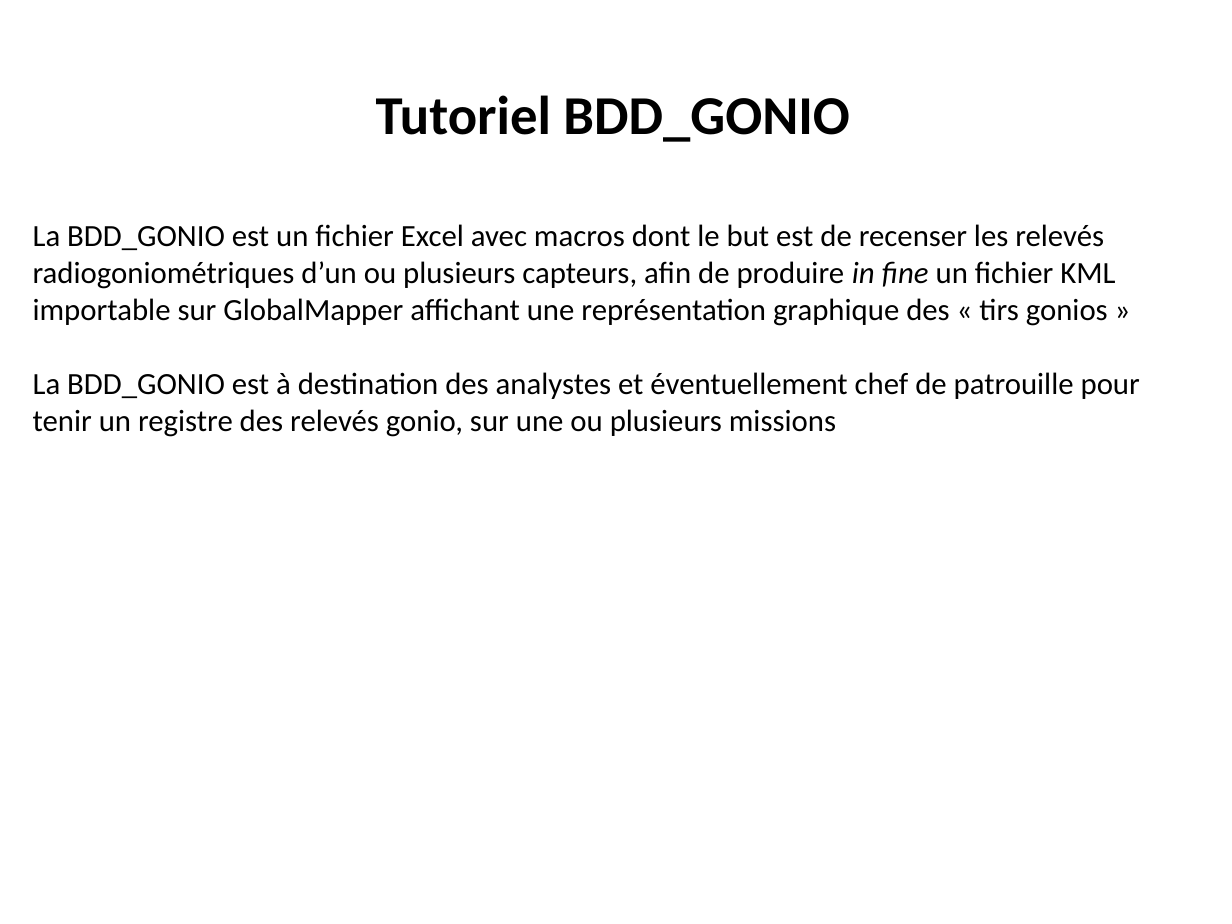
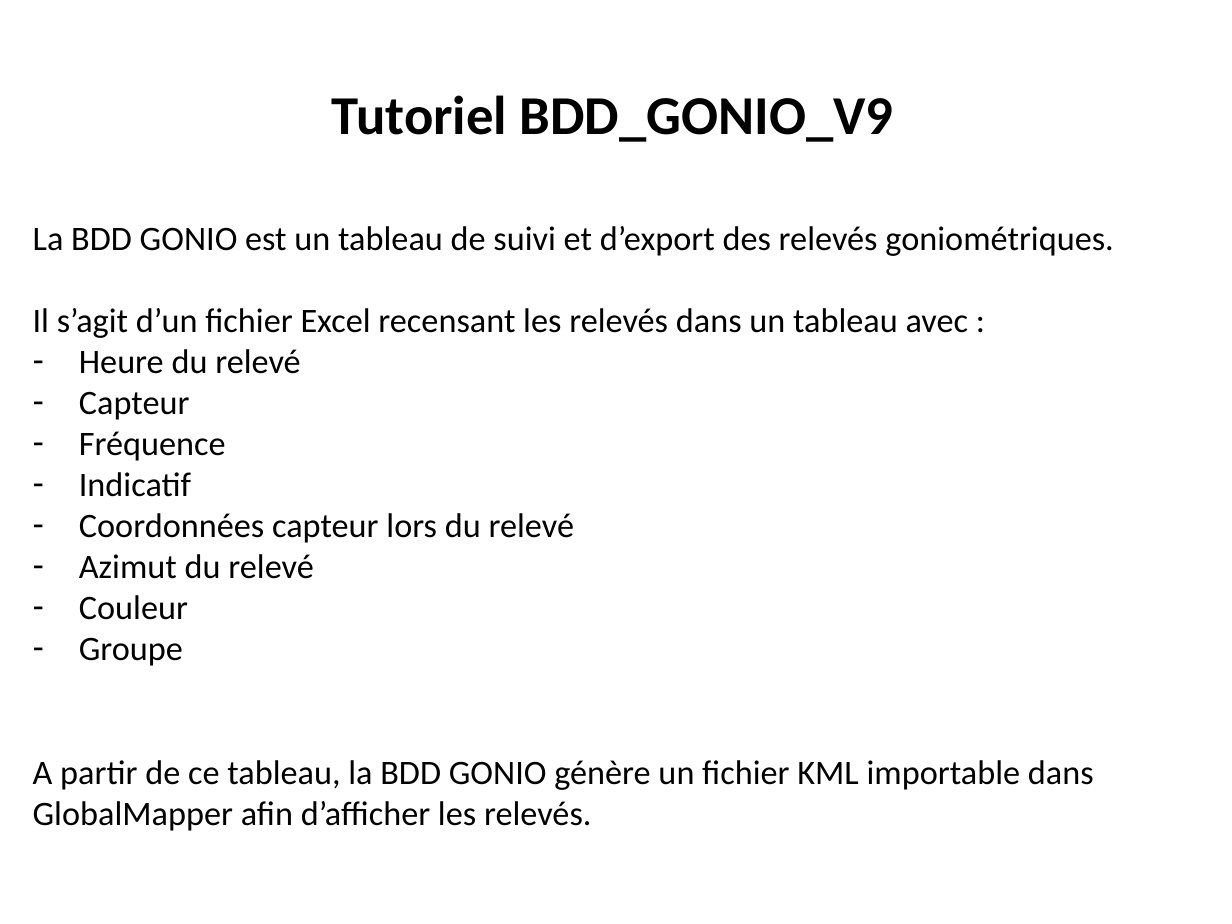
Before and after one commit to 20100dbg/OutilsGeo, a slide deck: slide 1 of TUTO_BDD_GONIO.pptx. Drawn at 1232x924 pixels with LibreOffice and Linux fonts; fonts in the diff are those of the drawing; background and template pictures are left out. Boxes give left, top, right and bottom in pixels: in the first picture for what was removed or moved away, otherwise in the second. Text is boxed around its words. In the diff, an @@ line names an element or a change of style, - is before the commit and + after.

```diff
--- a/TUTO_BDD_GONIO.pptx
+++ b/TUTO_BDD_GONIO.pptx
@@ text at [332, 95, 894, 142]: text changed @@
-Tutoriel BDD_GONIO
+Tutoriel BDD_GONIO_V9
@@ text at [33, 226, 1113, 831]: text changed; size 18 to 20 pt @@
-La BDD_GONIO est un fichier Excel avec macros dont le but est de recenser les relevés radiogoniométriques d’un ou plusieurs capteurs, afin de produire in fine un fichier KML importable sur GlobalMapper affichant une représentation graphique des « tirs gonios »
-La BDD_GONIO est à destination des analystes et éventuellement chef de patrouille pour tenir un registre des relevés gonio, sur une ou plusieurs missions
+La BDD GONIO est un tableau de suivi et d’export des relevés goniométriques.
+Il s’agit d’un fichier Excel recensant les relevés dans un tableau avec :
+– Heure du relevé
+– Capteur
+– Fréquence
+– Indicatif
+– Coordonnées capteur lors du relevé
+– Azimut du relevé
+– Couleur
+– Groupe
+A partir de ce tableau, la BDD GONIO génère un fichier KML importable dans GlobalMapper afin d’afficher les relevés.
```
Also in this commit, not shown: 2 other slides changed, 4 slides added, 3 slides removed, 2 other files.
